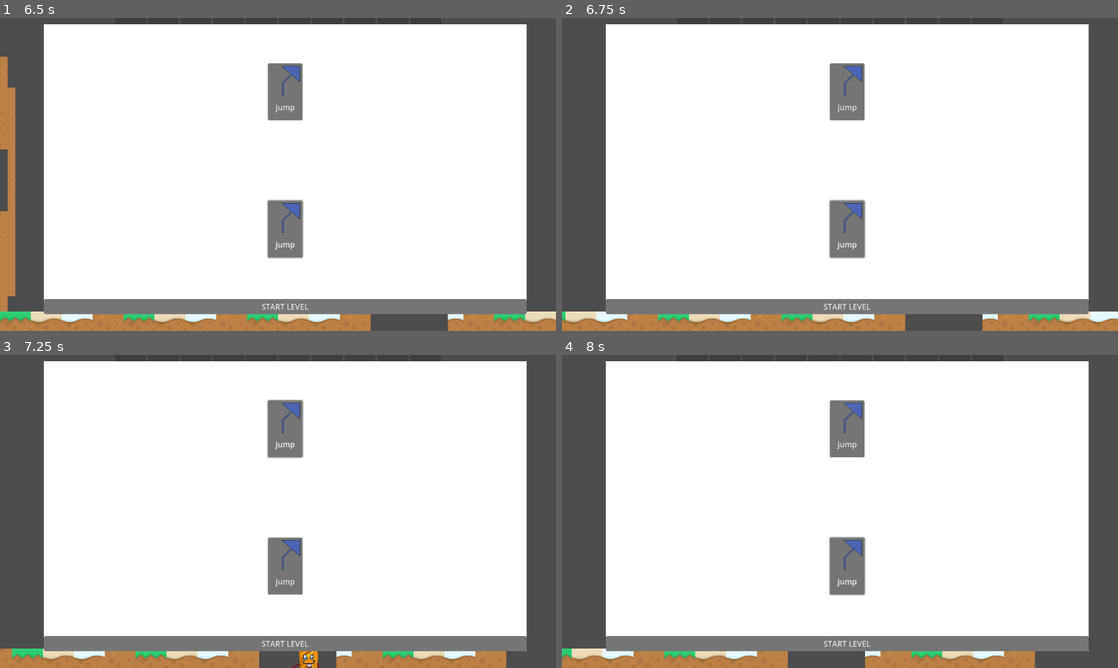
Above: before the commit, frames 1-4 (two rows, left to right).
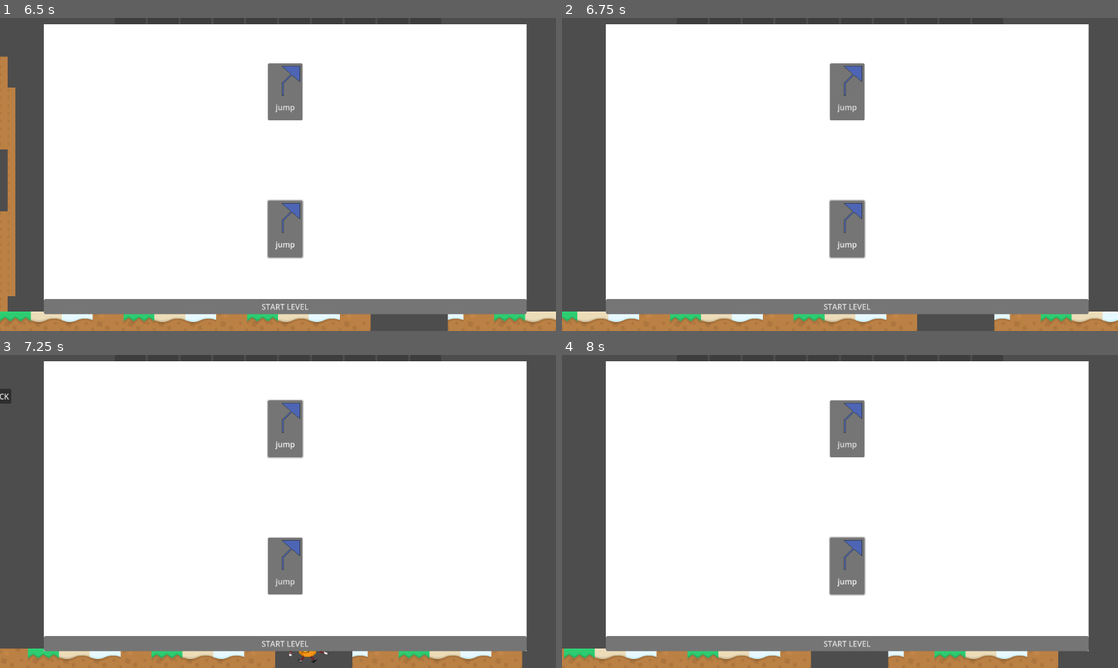
Above: after the commit, the same moments.

Repository: jbduzan/PSGameJam17
Game: Godot game, scene res://scenes/levels.old/level_1.old.tscn
Same seed, same stepped clock (60 frames per second), same inputs: the game is played once before the commit and once after it. This scene is started directly instead of the project's main scene.
Inputs (mouse positions are in pixels of both pictures, inside the frame that each line leads up to):
- Up to frame 1 (6.5 s): click "jump" at 0.5 s; click "START LEVEL" at 1.25 s; click "START LEVEL" at 2 s; click "BACK" at 2.75 s; tap Enter at 3.5, 5 s; move the mouse to (400, 158) at 3.52 s; hold Right (ui_right) 3.53-5.03 s; tap Up (ui_up) at 3.77, 4.52, 6.02 s; tap Space at 4.25, 5.75 s; move the mouse to (166, 190) at 4.27 s; move the mouse to (333, 105) at 5.02 s; hold Left (ui_left) 5.03-5.78 s; move the mouse to (250, 237) at 5.77 s; hold Right (ui_right) from 5.78 s (still down)
- Up to frame 2 (6.75 s): keep holding Right (ui_right); tap Enter at 6.5 s; move the mouse to (1006, 221) at 6.52 s
- Up to frame 3 (7.25 s): keep holding Right (ui_right); tap Up (ui_up) at 6.77 s
- Up to frame 4 (8 s): move the mouse to (673, 464) at 7.27 s; release Right (ui_right) at 7.28 s; hold Left (ui_left) from 7.28 s (still down); tap Up (ui_up) at 7.52 s

Frame 1 is identical in both runs. In frame 2, 1.4% of the frame differs, in the area x 0-100%, y 93-100%; in frame 3, 1.8%; in frame 4, 2.0%, in the area x 0-90%, y 93-100%.

Commit message:
use delta

Diff:
--- a/scripts/player.gd
+++ b/scripts/player.gd
@@ -3,13 +3,13 @@
 var abilities: AbilitiesBar
 @export var abilitySlots = 0
 
-const SPEED = 350.0 # Base horizontal movement speed
+const SPEED = 20000.0 # Base horizontal movement speed
 const GRAVITY = 2000.0 # Gravity when moving upwards
-const JUMP_VELOCITY = -900.0 # Maximum jump strength
+const JUMP_VELOCITY = -50000.0 # Maximum jump strength
 const INPUT_BUFFER_PATIENCE = 0.1 # Input queue patience time
 const COYOTE_TIME = 0.08 # Coyote patience time
-const DASH_SPEED_X = 900
-const DASH_SPEED_Y = 350
+const DASH_SPEED_X = 70000
+const DASH_SPEED_Y = 35000
 
 enum States {IDLE, RUNNING, JUMPING, FALLING, DASHING, GLIDING}
 
@@ -78,7 +78,7 @@
 			if horizontal_input == 0:
 				state = States.IDLE
 			else:
-				velocity.x = horizontal_input * SPEED
+				velocity.x = horizontal_input * SPEED * delta
 				coyote_jump_available = true
 				coyote_timer.stop()
 
@@ -87,7 +87,7 @@
 		States.JUMPING:
 			if coyote_jump_available:
 				abilities.use("jump")
-				velocity.y = JUMP_VELOCITY
+				velocity.y = JUMP_VELOCITY * delta
 				coyote_jump_available = false
 
 			state = States.FALLING
@@ -101,19 +101,19 @@
 			if Input.is_action_pressed("ui_jump") and velocity.y >= 0:
 				state = States.GLIDING
 			else:
-				velocity.x = horizontal_input * SPEED
+				velocity.x = horizontal_input * SPEED * delta
 				velocity.x = lerp(previousVelocity.x, velocity.x, .1)
 		States.DASHING:
 			abilities.use("dash")
-			velocity.y = vertical_input * DASH_SPEED_Y * -1
-			velocity.x = -1 * DASH_SPEED_X if horizontal_input < 0 else DASH_SPEED_X
+			velocity.y = vertical_input * DASH_SPEED_Y * -1 * delta
+			velocity.x = -1 * DASH_SPEED_X * delta if horizontal_input < 0 else DASH_SPEED_X * delta
 		States.GLIDING:
 			abilities.use("glide")
 			if Input.is_action_just_released("ui_jump"):
 				state = States.FALLING
 			else:
 				currentGravity *= 0.5
-				velocity.x = horizontal_input * SPEED * 0.5
+				velocity.x = horizontal_input * SPEED * 0.5 * delta
 		States.IDLE:
 			if horizontal_input != 0:
 				state = States.RUNNING
